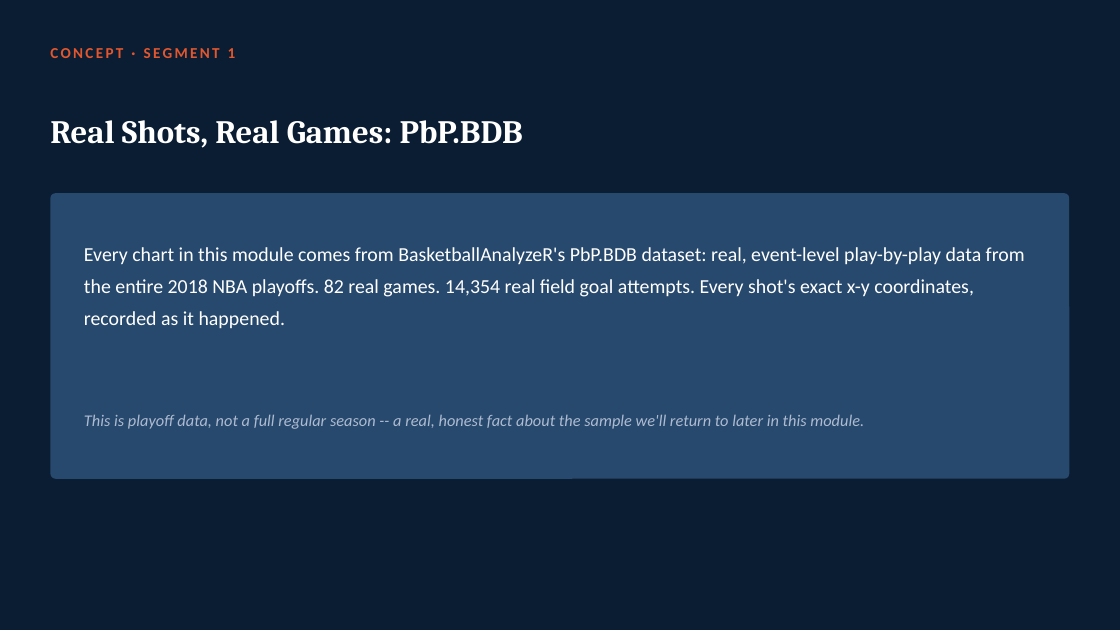
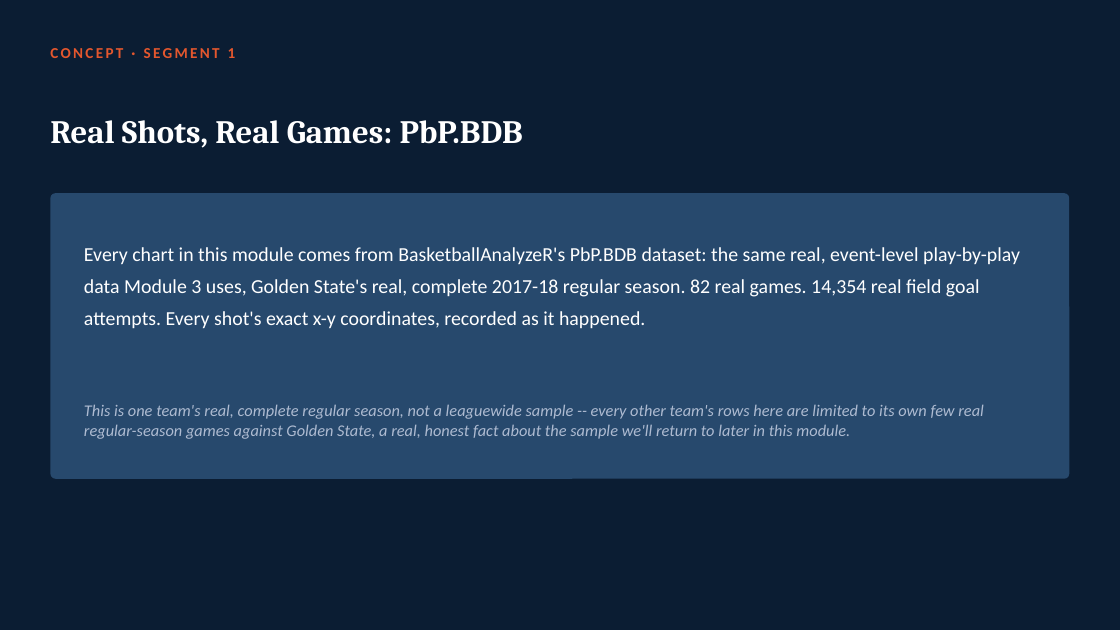
Before and after one commit to fmurital/Teaching-Curriculum, a slide deck: slide 7 of Sports-Analytics-Undergraduate/04_Shot_Charts_and_Spatial_Data/Lecture_Slides/Module04_Shot_Charts_and_Spatial_Data.pptx. Drawn at 1120x630 pixels with LibreOffice and Linux fonts; fonts in the diff are those of the drawing. Boxes give left, top, right and bottom in pixels: in the first picture for what was removed or moved away, otherwise in the second. Text is boxed around its words. In the diff, an @@ line names an element or a change of style, - is before the commit and + after.

```diff
--- a/Sports-Analytics-Undergraduate/04_Shot_Charts_and_Spatial_Data/Lecture_Slides/Module04_Shot_Charts_and_Spatial_Data.pptx
+++ b/Sports-Analytics-Undergraduate/04_Shot_Charts_and_Spatial_Data/Lecture_Slides/Module04_Shot_Charts_and_Spatial_Data.pptx
@@ text at (84, 247, 1020, 328): text changed @@
-Every chart in this module comes from BasketballAnalyzeR's PbP.BDB dataset: real, event-level play-by-play data from the entire 2018 NBA playoffs. 82 real games. 14,354 real field goal attempts. Every shot's exact x-y coordinates, recorded as it happened.
+Every chart in this module comes from BasketballAnalyzeR's PbP.BDB dataset: the same real, event-level play-by-play data Module 3 uses, Golden State's real, complete 2017-18 regular season. 82 real games. 14,354 real field goal attempts. Every shot's exact x-y coordinates, recorded as it happened.
@@ text at (84, 404, 984, 439): text changed @@
-This is playoff data, not a full regular season -- a real, honest fact about the sample we'll return to later in this module.
+This is one team's real, complete regular season, not a leaguewide sample -- every other team's rows here are limited to its own few real regular-season games against Golden State, a real, honest fact about the sample we'll return to later in this module.
```
Also in this commit, not shown: 18 other slides changed, 7 other files.
